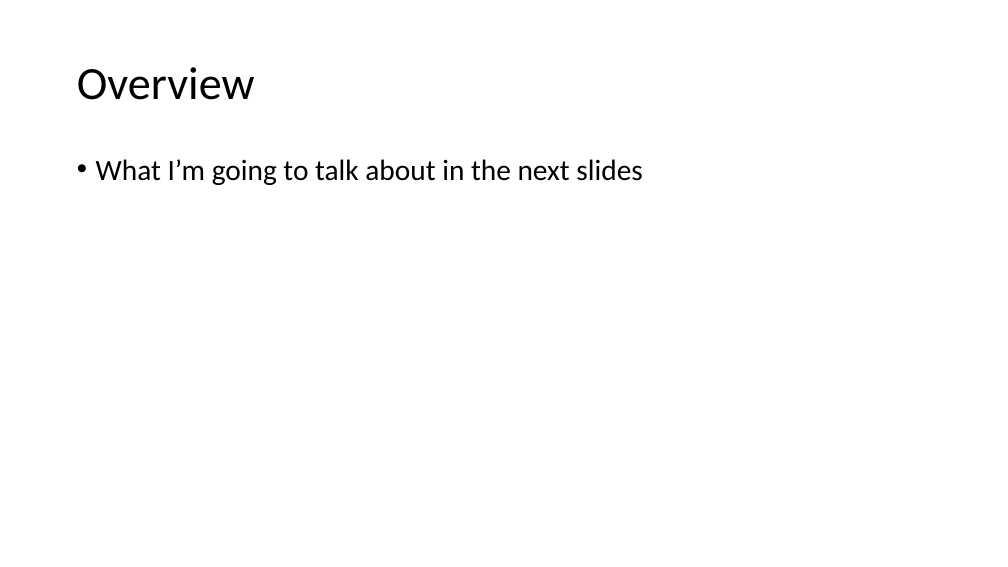
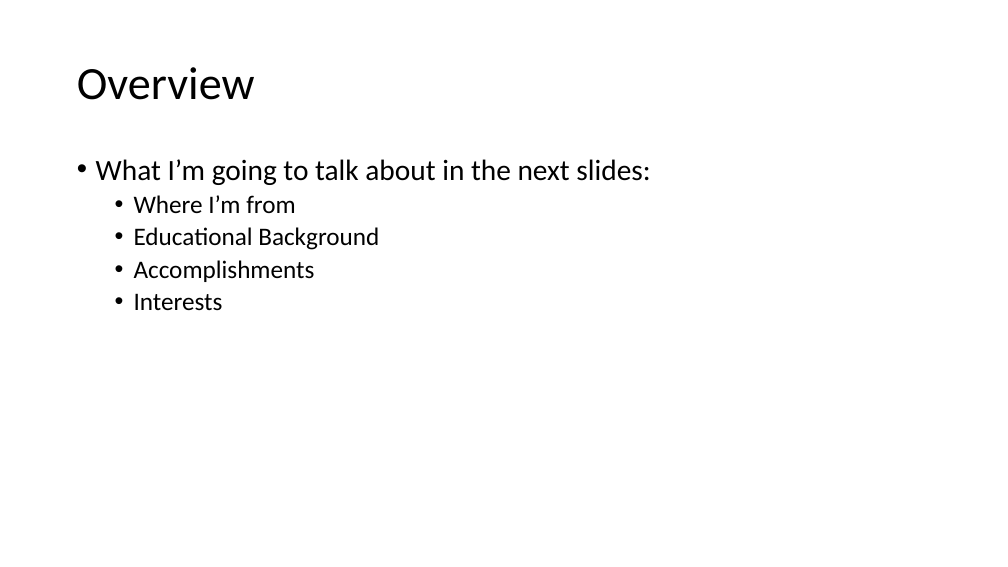
Before and after one commit to cgitrun/Fall-2023, a slide deck: slide 2 of 17603-communication-for-software-leaders/Assignment 3.pptx. Drawn at 1008x567 pixels with LibreOffice and Linux fonts; fonts in the diff are those of the drawing. Boxes give left, top, right and bottom in pixels: in the first picture for what was removed or moved away, otherwise in the second. Text is boxed around its words. In the diff, an @@ line names an element or a change of style, - is before the commit and + after.

```diff
--- a/17603-communication-for-software-leaders/Assignment 3.pptx
+++ b/17603-communication-for-software-leaders/Assignment 3.pptx
@@ text at [96, 159, 650, 311]: text changed; size 28 to 24 pt @@
-• What I’m going to talk about in the next slides
+• What I’m going to talk about in the next slides:
+  • Where I’m from
+  • Educational Background
+  • Accomplishments
+  • Interests
```
Also in this commit, not shown: 3 other slides changed, 1 slide added, 1 slide removed, 1 other file.
